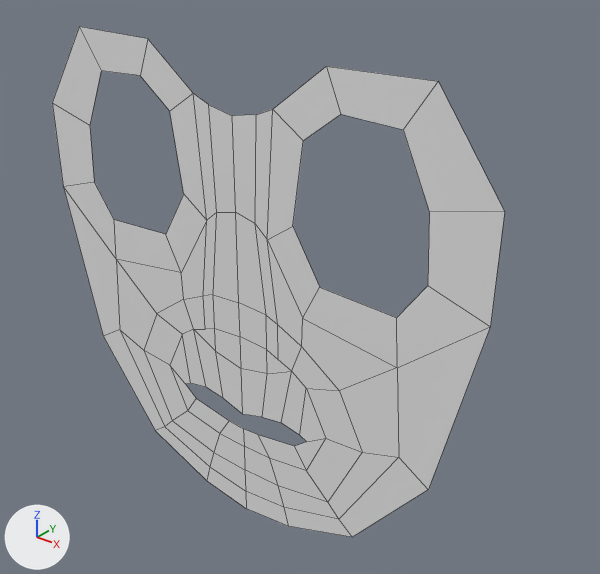
Before and after pictures for a commit that changed the Blender file steampunk.blend.
Both versions are drawn from a 50 mm lens placed at (2.33, -2.47, 10.35), pointed at (0.18, 0.22, 8.68). Arrows for +X, +Y and +Z are at lower left; the lights stay in place. Mesh edges are drawn as thin lines.
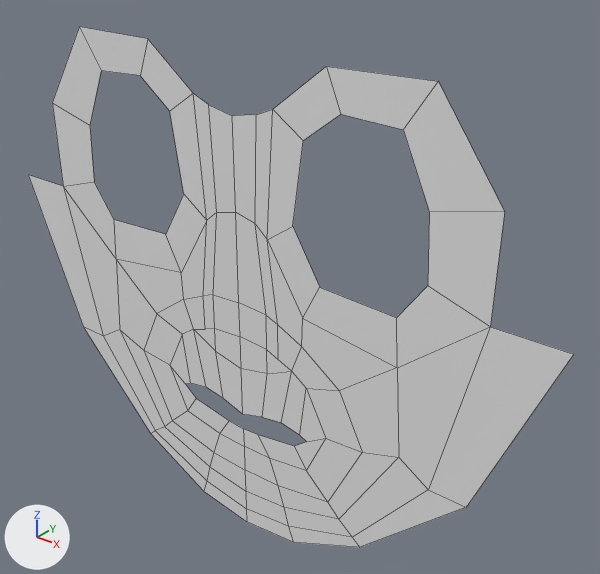
What the commit changed:
me_plane has 56 vertices, 39 faces and spans x 0.0..1.23, y -0.75..1.56, z 0.0.
me_plane is used by ob_plane; location (0.0, 0.0, 8.192); rotation (1.571, 0.0, 0.0), in degrees (90, 0, 0).
Verts and faces of me_plane; kept vertices keep their numbers, new ones are numbered from 56.
Before the commit, vertices of me_plane: 41 (1.23, 0.73, 0.0) at pixel (490, 326), 52 (1.04, -0.1, 0.0) at pixel (428, 489), 53 (0.67, -0.56, 0.0) at pixel (352, 537), 54 (0.28, -0.71, 0.0) at pixel (288, 526), 55 (0.0, -0.75, 0.0) at pixel (246, 508).
Part 1, on me_plane:
New vertex 56 is at (1.53, 0.73, 0.0), pixel (573, 354).
New vertex 57 is at (1.21, -0.1, 0.0), pixel (466, 507).
New vertex 58 is at (0.71, -0.6, 0.0), pixel (359, 547).
New vertex 59 is at (0.31, -0.8, 0.0), pixel (293, 542).
New vertex 60 is at (0.0, -0.84, 0.0), pixel (246, 521).
New faces: (53, 54, 59, 58), (52, 53, 58, 57), (54, 55, 60, 59), (41, 52, 57, 56).

Boxes [x1, y1, x2, y2] around the edits, measured in the pictures (600 x 574 px):
'Plane', reshaped (20% wider): before [52, 27, 505, 537]; after [28, 27, 574, 547]
part 1 of me_plane, added: after [28, 175, 574, 547]
